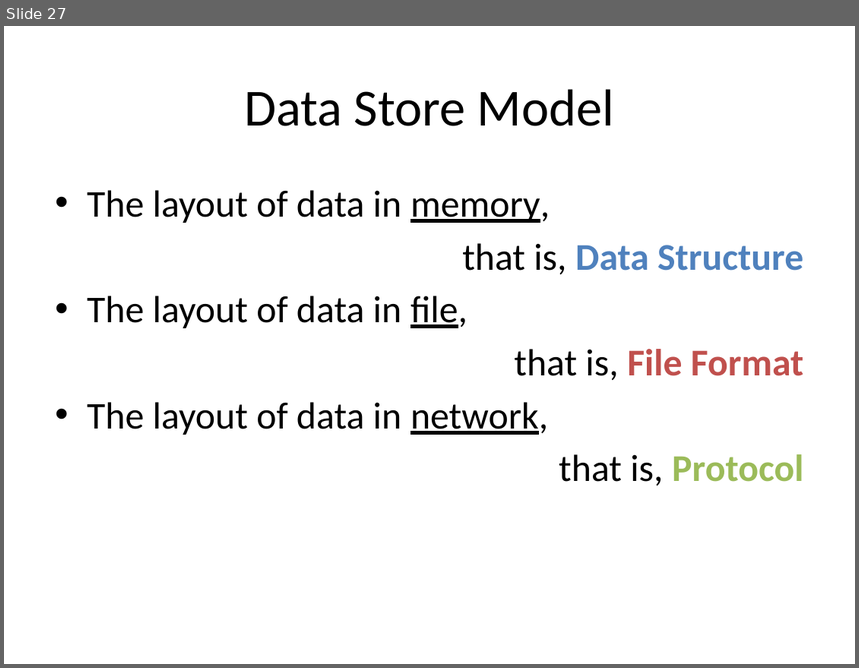
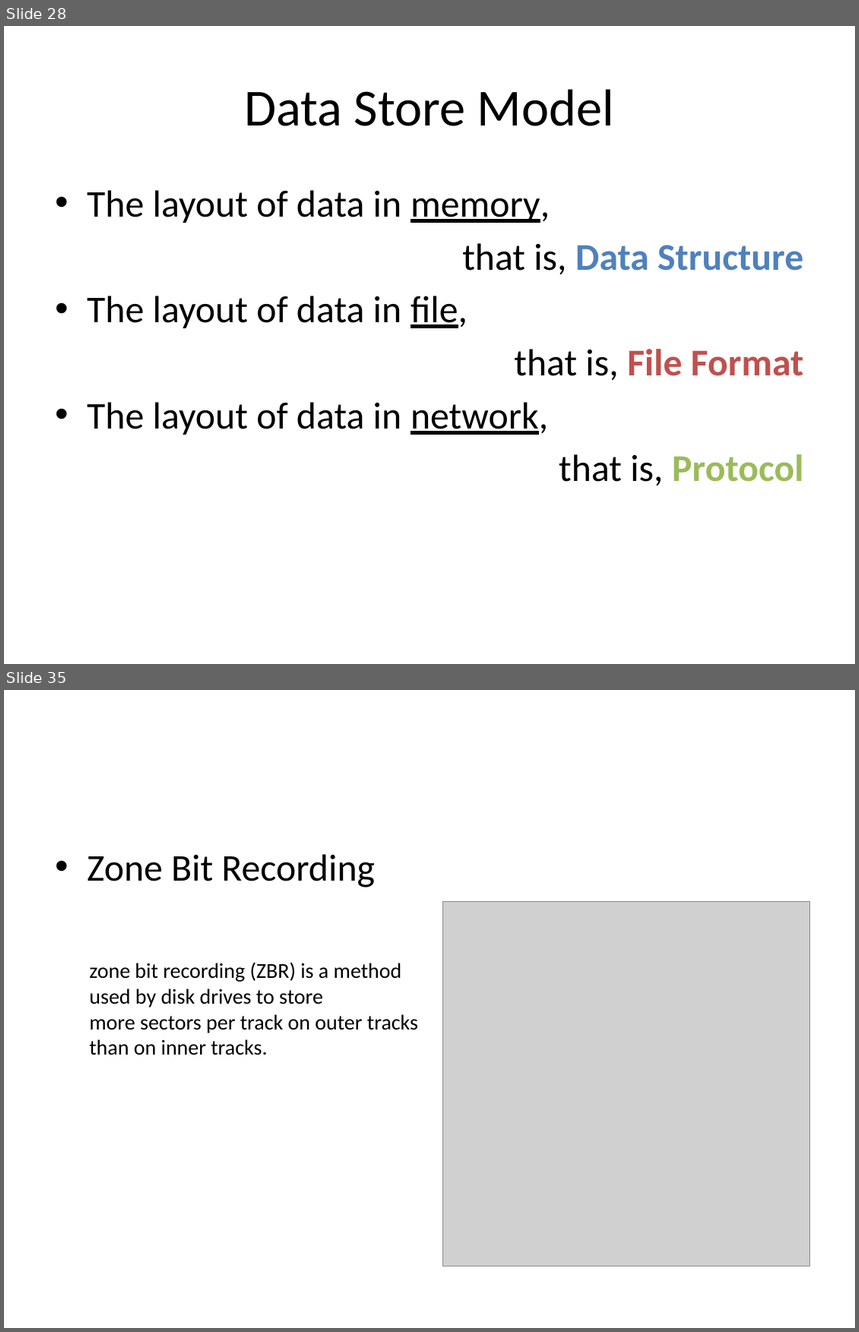
Before and after one commit to guhanjie/Knowledge-sharing, a slide deck: 数据存取模型.pptx. Shown one above the other, each under a label of ours: slide 27 before the commit, slides 28 and 35 after it; the slides between them are not shown. The pictures are 859x668 and 859x1332 pixels, drawn with LibreOffice and Linux fonts; fonts in the diff are those of the drawing; grey boxes stand for pictures. Boxes give left, top, right and bottom in pixels: in the first picture for what was removed or moved away, otherwise in the second. Text is boxed around its words. In the diff, an @@ line names an element or a change of style, - is before the commit and + after.

```diff
--- a/数据存取模型.pptx
+++ b/数据存取模型.pptx
@@ slide 35 added at (4,690,855,1328), background #FFFFFF @@
@@ text added at (87,854,375,888), 32 pt, text #000000 @@
+• Zone Bit Recording
@@ picture added at (443,902,810,1266) @@
@@ text added at (89,962,418,1056), 18 pt, text #000000 @@
+zone bit recording (ZBR) is a method used by disk drives to store more sectors per track on outer tracks than on inner tracks.
@@ what was slide 27 is now slide 28 @@
```
Also in this commit, not shown: 2 slides changed, 7 other slides added.
